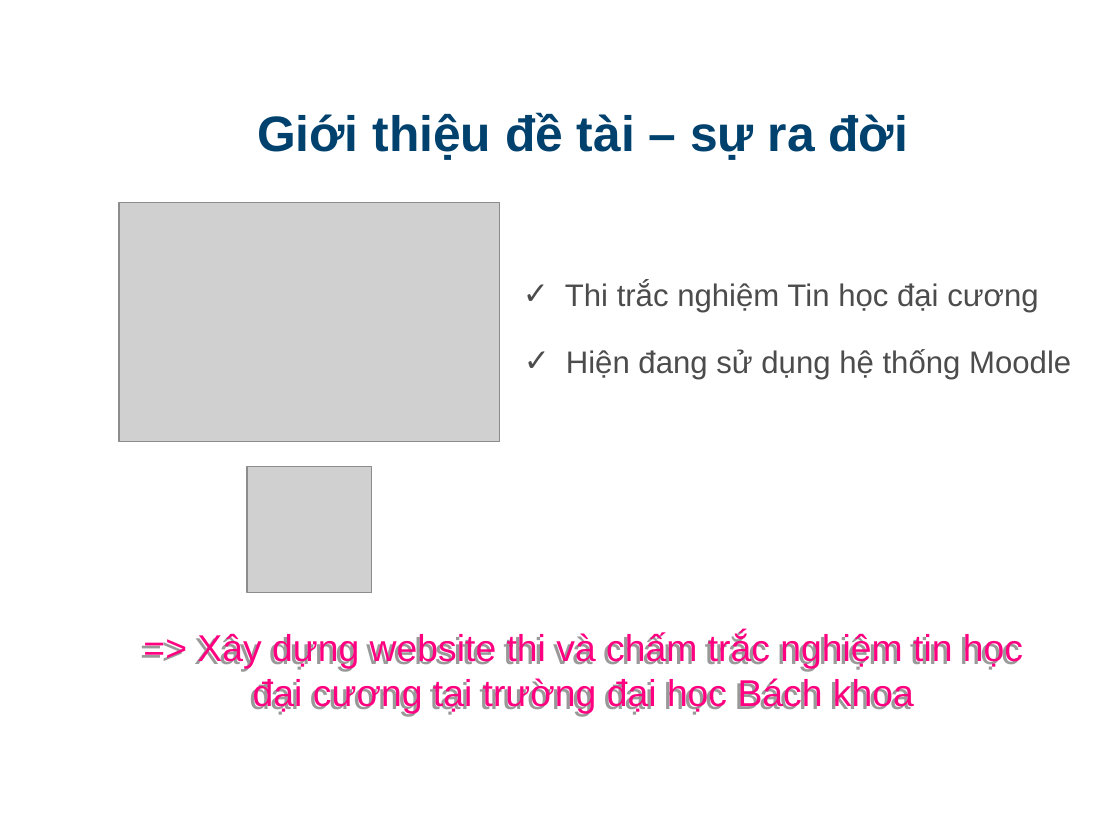
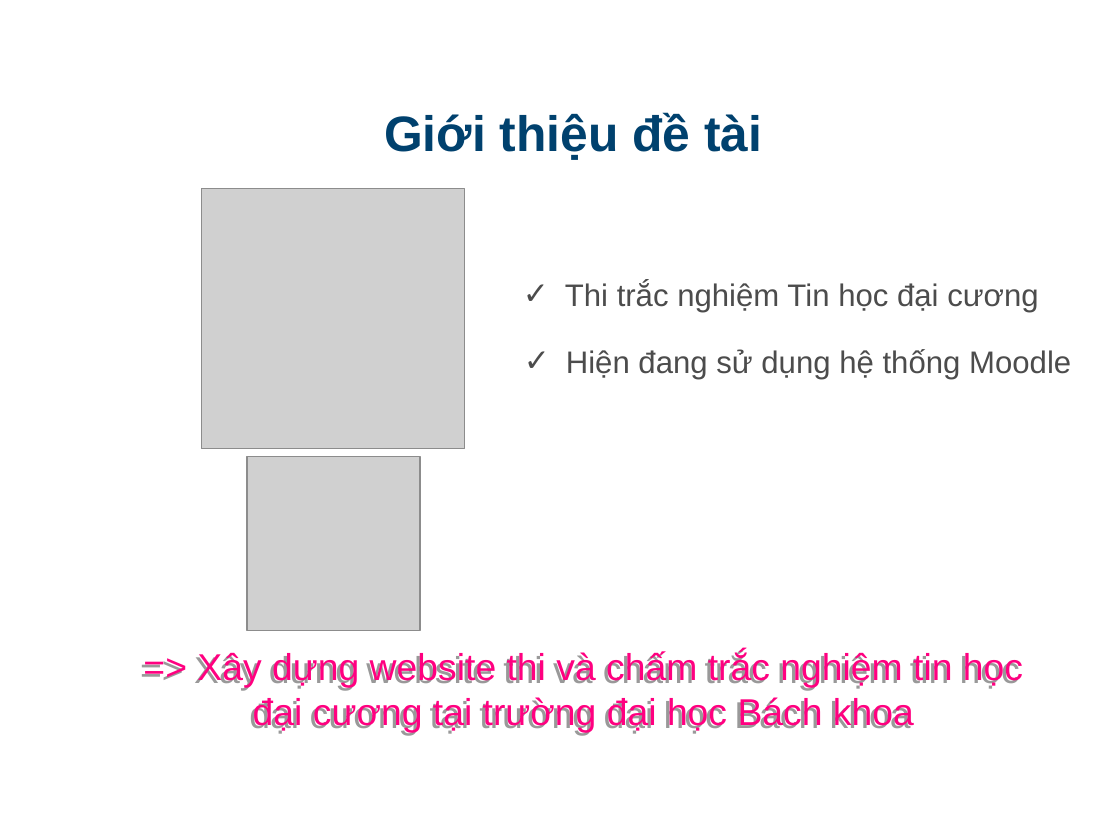
Before and after one commit to truongquangkhai99/DATN-1, a slide deck: slide 4 of src/doc/slide.ppt (slide 5 before the commit). Drawn at 1120x840 pixels with LibreOffice and Linux fonts; fonts in the diff are those of the drawing; grey boxes stand for pictures; background and template pictures are left out. Boxes give left, top, right and bottom in pixels: in the first picture for what was removed or moved away, otherwise in the second. Text is boxed around its words. In the diff, an @@ line names an element or a change of style, - is before the commit and + after.

```diff
--- a/src/doc/slide.ppt
+++ b/src/doc/slide.ppt
@@ text at [384,112,762,160]: text changed @@
-Giới thiệu đề tài – sự ra đời
+Giới thiệu đề tài
@@ picture: place and size @@
-picture at [119,203,500,441]
+picture at [202,189,465,449]
@@ picture: place and size @@
-picture at [246,467,371,592]
+picture at [246,456,420,631]
@@ text "=> Xây dựng website thi ...": place and size @@
-text "=> Xây dựng website thi ..." at [194,635,1020,713]
+text "=> Xây dựng website thi ..." at [194,654,1020,733]
```
Also in this commit, not shown: 14 other slides changed, 5 slides added, 19 slides removed.
